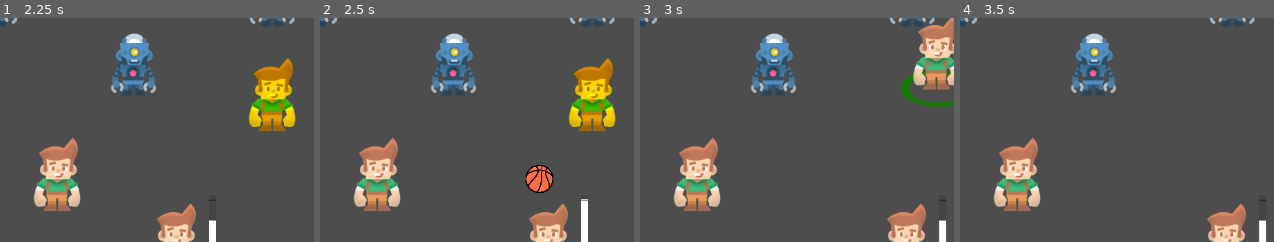
Above: before the commit, frames 1-4 (left to right).
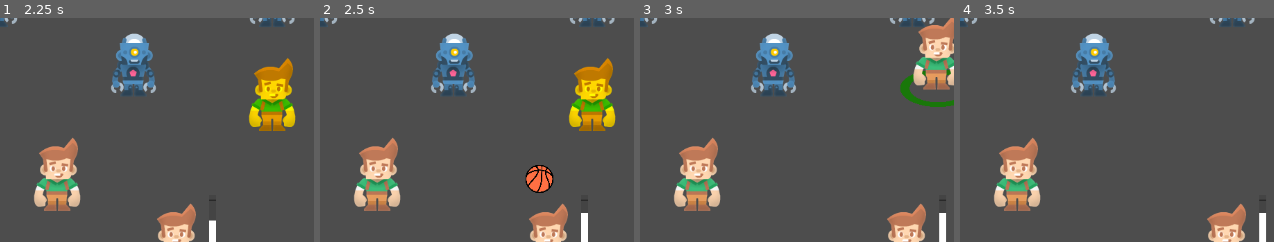
Above: after the commit, the same moments.

Repository: david8zhang/baller-quest-godot
Game: Godot game, scene res://scenes/Main.tscn
Two runs of this game, one before a commit and one after it. Both use one fixed random seed, a clock stepped at 60 frames per second and the inputs below.
Inputs:
- Up to frame 1 (2.25 s): tap Enter at 0.5 s; hold Right (move_right) 0.53-1.28 s; tap Space (pass) at 0.6, 1.35 s; hold Down (move_down) 1.28-2.03 s; hold Right (move_right) from 2.03 s (still down); hold F (shoot_ball) from 2.03 s (still down)
- Up to frame 2 (2.5 s): keep holding Right (move_right); keep holding F (shoot_ball); tap Space (pass) at 2.3 s
- Up to frame 3 (3 s): release Right (move_right) at 2.78 s; release F (shoot_ball) at 2.78 s; hold Up (move_up) from 2.78 s (still down); tap Space (pass) at 2.85 s
- Up to frame 4 (3.5 s): keep holding Up (move_up)
The pictures show only the part of the screen within x 30-80%, y 50-100%; the shares and areas given below are measured in that part.

Frame 1 is identical in both runs. In frame 2, 0.1% of the frame differs, in the area x 83-86%, y 80-88%; in frame 3, less than 0.1%; in frame 4, less than 0.1%.

Commit message:
fix minor bug where player can pass twice

Diff:
--- a/scripts/Player.gd
+++ b/scripts/Player.gd
@@ -81,6 +81,7 @@
 
 
 func pass_ball():
+	has_ball = false
 	var ball = ball_scene.instantiate() as Ball
 	ball.position.x = self.global_position.x
 	ball.position.y = self.global_position.y
